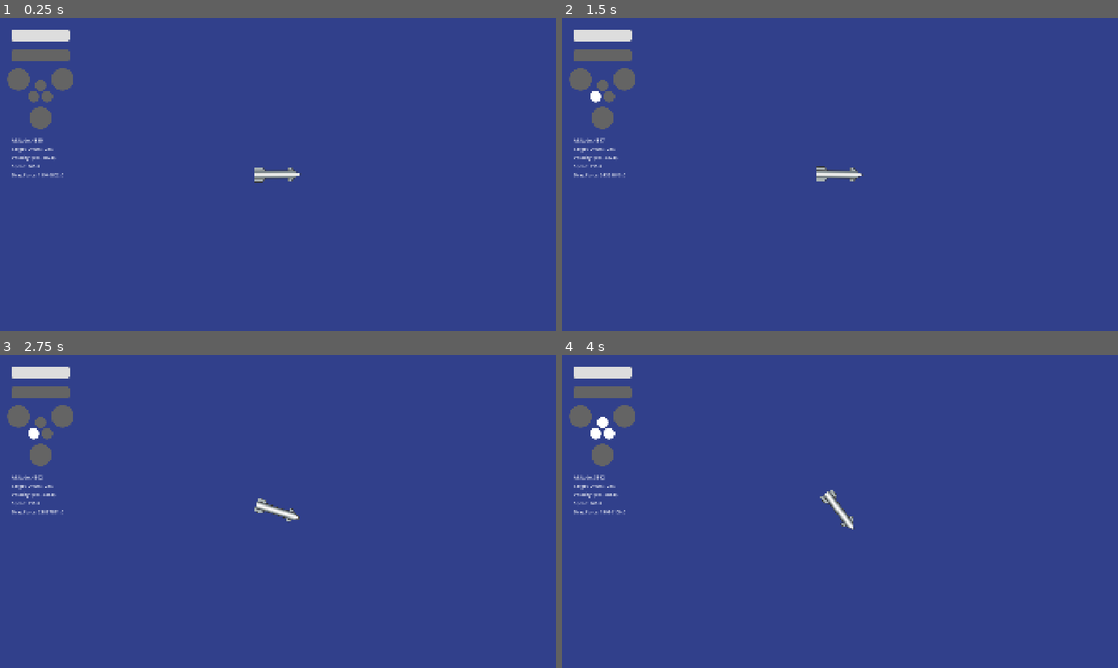
Above: before the commit, frames 1-4 (two rows, left to right).
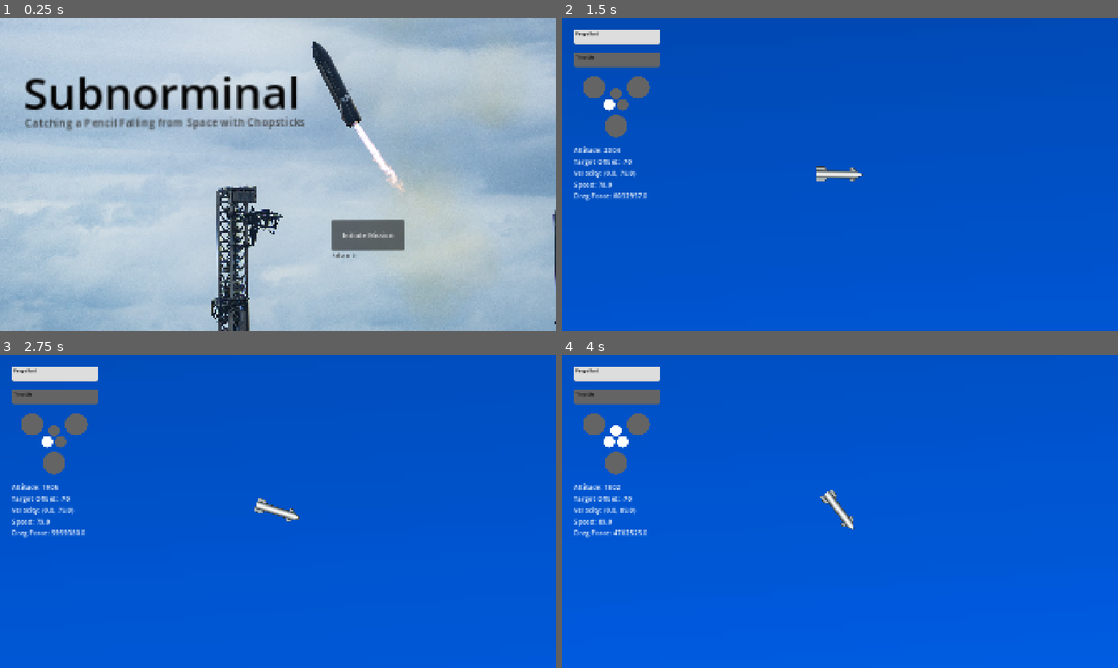
Above: after the commit, the same moments.

Repository: cyb3rgeorge/subnorminal
Game: Godot game, scene res://menu.tscn
Same seed, same stepped clock (60 frames per second), same inputs: the game is played once before the commit and once after it. Before the commit the project starts from res://physics.tscn.
Inputs (mouse positions are in pixels of both pictures, inside the frame that each line leads up to):
- Up to frame 1 (0.25 s): no input
- Up to frame 2 (1.5 s): click (928, 233) at 0.5 s, where only the run after the commit has a clickable "Initiate Mission"; move the mouse to (962, 158) at 1.27 s; hold Right (rotateRight) from 1.28 s (still down); hold 1 (1Engine) from 1.28 s (still down); click (962, 158) at 1.42 s
- Up to frame 3 (2.75 s): release Right (rotateRight) at 2 s; release 1 (1Engine) at 2 s; drag from (166, 527) to (278, 511) at 2.02 s
- Up to frame 4 (4 s): move the mouse to (895, 442) at 2.77 s; hold Right (rotateRight) 2.78-3.5 s; hold 3 (3Engines) 2.78-3.5 s; drag from (812, 574) to (673, 464) at 3.52 s

The runs differ from the first frame. In frame 1, 100% of the frame differs, in the area x 0-100%, y 0-100%; in frame 2, 99%; in frame 3, 99%; in frame 4, 99%.

Commit message:
Final Touches

Diff:
--- a/failure.tscn
+++ b/failure.tscn
@@ -1,3 +1,53 @@
 [gd_scene format=3 uid="uid://b7aol8r6p7oef"]
 
+[ext_resource type="Texture2D" uid="uid://c35cba1wnu00i" path="res://media/sn8.jpg" id="1_fi0pi"]
+
+[sub_resource type="GDScript" id="GDScript_5wfv7"]
+script/source = "extends Node2D
+
+func _on_button_pressed() -> void:
+	get_tree().change_scene_to_file(\"res://menu.tscn\")
+"
+
 [node name="failure" type="Node2D" unique_id=1469942541]
+script = SubResource("GDScript_5wfv7")
+
+[node name="Sn8" type="Sprite2D" parent="." unique_id=461461872]
+position = Vector2(971, 659.2994)
+scale = Vector2(2.08316, 2.0831597)
+texture = ExtResource("1_fi0pi")
+
+[node name="Label" type="Label" parent="." unique_id=972587084]
+offset_left = 75.0
+offset_top = 101.0
+offset_right = 696.0
+offset_bottom = 238.0
+theme_override_font_sizes/font_size = 48
+text = "We have had an anomaly...
+Progress is never free."
+
+[node name="Control" type="Control" parent="." unique_id=483317377]
+layout_mode = 3
+anchors_preset = 0
+offset_left = 413.00003
+offset_top = 259.00003
+offset_right = 453.00003
+offset_bottom = 299.00003
+
+[node name="Button" type="Button" parent="Control" unique_id=814040313]
+layout_mode = 1
+anchors_preset = -1
+anchor_left = 1.393
+anchor_top = 7.175
+anchor_right = 30.068
+anchor_bottom = 18.547
+offset_left = -85.72003
+offset_top = -285.00003
+offset_right = -1092.8551
+offset_bottom = -671.63684
+grow_horizontal = 2
+grow_vertical = 2
+scale = Vector2(1.48, 1.48)
+text = "Try Again"
+
+[connection signal="pressed" from="Control/Button" to="." method="_on_button_pressed"]
--- a/menu.tscn
+++ b/menu.tscn
@@ -1,6 +1,8 @@
 [gd_scene format=3 uid="uid://by7j03igxkmx8"]
 
 [ext_resource type="Script" uid="uid://qf1ergsb8pai" path="res://menu.gd" id="1_lti8b"]
+[ext_resource type="Texture2D" uid="uid://rjxyt5iu46v4" path="res://media/menuPicture.jpg" id="2_mae5d"]
+[ext_resource type="AudioStream" uid="uid://ds5un1he0j7nu" path="res://media/Arcadia.mp3" id="3_4hy44"]
 
 [sub_resource type="GDScript" id="GDScript_5wfv7"]
 script/source = "extends Node
@@ -12,13 +14,19 @@
 rotation = -0.0032296565
 script = ExtResource("1_lti8b")
 
+[node name="MenuPicture" type="Sprite2D" parent="." unique_id=1950294859]
+position = Vector2(1164.3533, 511.7631)
+scale = Vector2(0.6838313, 0.6838313)
+texture = ExtResource("2_mae5d")
+
 [node name="CanvasLayer" type="CanvasLayer" parent="." unique_id=539137796]
 
 [node name="Label" type="Label" parent="CanvasLayer" unique_id=241347718]
-offset_left = 859.0
-offset_top = 278.0
-offset_right = 938.0
-offset_bottom = 301.0
+offset_left = 1148.0
+offset_top = 807.0
+offset_right = 1227.0
+offset_bottom = 830.0
+theme_override_colors/font_color = Color(0.23387015, 0.23387015, 0.23387015, 1)
 text = "Failures: 0"
 script = SubResource("GDScript_5wfv7")
 
@@ -35,11 +43,35 @@
 anchor_top = 7.175
 anchor_right = 30.068
 anchor_bottom = 18.547
-offset_left = 675.8616
-offset_top = 153.36502
-offset_right = -302.13824
-offset_bottom = -230.51498
+offset_left = 1087.023
+offset_top = 413.69427
+offset_right = 109.02319
+offset_bottom = 29.814209
 scale = Vector2(1.48, 1.48)
 text = "Initiate Mission"
 
+[node name="Label" type="Label" parent="." unique_id=264226013]
+offset_left = 79.5119
+offset_top = 151.2576
+offset_right = 477.5119
+offset_bottom = 239.2576
+scale = Vector2(2.401931, 2.401931)
+theme_override_colors/font_color = Color(0.012617188, 0.012617188, 0.012617188, 1)
+theme_override_font_sizes/font_size = 64
+text = "Subnorminal"
+
+[node name="Label" type="Label" parent="Label" unique_id=174557750]
+layout_mode = 0
+offset_left = 2.2532585
+offset_top = 75.780014
+offset_right = 79.25326
+offset_bottom = 98.780014
+theme_override_colors/font_color = Color(0.23387015, 0.23387015, 0.23387015, 1)
+text = "Catching a Pencil Falling from Space with Chopsticks"
+
+[node name="AudioStreamPlayer" type="AudioStreamPlayer" parent="." unique_id=883319262]
+stream = ExtResource("3_4hy44")
+autoplay = true
+parameters/looping = true
+
 [connection signal="pressed" from="Control/Button" to="." method="_on_button_pressed"]
--- a/physics.tscn
+++ b/physics.tscn
@@ -1,18 +1,22 @@
 [gd_scene format=3 uid="uid://bpewqquya7kue"]
 
 [ext_resource type="Script" uid="uid://bw3qik1luvw6a" path="res://starship.gd" id="1_agxhv"]
-[ext_resource type="Texture2D" uid="uid://dqtmtm7nw3g0p" path="res://images/sky.png" id="1_syqjv"]
+[ext_resource type="Texture2D" uid="uid://dqtmtm7nw3g0p" path="res://media/sky.png" id="1_syqjv"]
+[ext_resource type="Texture2D" uid="uid://wf3hc48n7f5q" path="res://media/sky2.png" id="2_rlt7b"]
 [ext_resource type="Script" uid="uid://cx2qgefp2ad13" path="res://propGauge.gd" id="3_hk0ex"]
-[ext_resource type="Texture2D" uid="uid://c47ipy74s0tk6" path="res://images/starship.png" id="3_kvxyv"]
+[ext_resource type="Texture2D" uid="uid://c47ipy74s0tk6" path="res://media/starship.png" id="3_kvxyv"]
+[ext_resource type="Texture2D" uid="uid://bntt87ui0xi1r" path="res://media/raptor1.png" id="4_3yo5x"]
 [ext_resource type="Script" uid="uid://b1akmwma3e6rw" path="res://camera2d.gd" id="4_dfdgy"]
 [ext_resource type="Script" uid="uid://cg4gxkpa12mpb" path="res://throttle.gd" id="4_htxsa"]
-[ext_resource type="Texture2D" uid="uid://caywmqxs4hsxs" path="res://images/ship3.png" id="6_3542s"]
-[ext_resource type="Texture2D" uid="uid://tmtv7bylagwc" path="res://images/ship2.png" id="7_dfdgy"]
-[ext_resource type="Texture2D" uid="uid://ccg11wl57j05n" path="res://images/ship1.png" id="8_kvxyv"]
-[ext_resource type="Texture2D" uid="uid://bv66xpmy23g1c" path="res://images/ship0.png" id="9_uxuuy"]
-[ext_resource type="Texture2D" uid="uid://c04miqp2afsji" path="res://images/tower.png" id="11_uxuuy"]
-[ext_resource type="Texture2D" uid="uid://d10s5uv25b8np" path="res://images/chopsticks.png" id="12_syqjv"]
-[ext_resource type="Texture2D" uid="uid://f1rduu3r0cgh" path="res://images/ground.png" id="12_uxuuy"]
+[ext_resource type="Texture2D" uid="uid://dvgh7soxnynsq" path="res://media/raptor2.png" id="5_gbsbp"]
+[ext_resource type="Texture2D" uid="uid://caywmqxs4hsxs" path="res://media/ship3.png" id="6_3542s"]
+[ext_resource type="Texture2D" uid="uid://tmtv7bylagwc" path="res://media/ship2.png" id="7_dfdgy"]
+[ext_resource type="Texture2D" uid="uid://ccg11wl57j05n" path="res://media/ship1.png" id="8_kvxyv"]
+[ext_resource type="Texture2D" uid="uid://bv66xpmy23g1c" path="res://media/ship0.png" id="9_uxuuy"]
+[ext_resource type="Texture2D" uid="uid://c04miqp2afsji" path="res://media/tower.png" id="11_uxuuy"]
+[ext_resource type="Texture2D" uid="uid://d10s5uv25b8np" path="res://media/chopsticks.png" id="12_syqjv"]
+[ext_resource type="Texture2D" uid="uid://f1rduu3r0cgh" path="res://media/ground.png" id="12_uxuuy"]
+[ext_resource type="AudioStream" uid="uid://cptb471thjitf" path="res://media/raptorFiring.wav" id="16_gbsbp"]
 
 [sub_resource type="RectangleShape2D" id="RectangleShape2D_5wfv7"]
 size = Vector2(17731.625, 282.08618)
@@ -51,17 +55,19 @@
 [node name="Node2D" type="Node2D" unique_id=1745848919]
 
 [node name="Sky" type="Sprite2D" parent="." unique_id=1290328160]
-position = Vector2(3540, -5140)
+position = Vector2(3517.6816, -5138.16)
+rotation = -1.5426102
 scale = Vector2(203.62944, 183.74208)
 texture = ExtResource("1_syqjv")
 
-[node name="Ground" type="Sprite2D" parent="." unique_id=1673512014]
-position = Vector2(1335.0005, 2699.0002)
-scale = Vector2(11.068532, 7.0797496)
-texture = ExtResource("12_uxuuy")
+[node name="Sky2" type="Sprite2D" parent="." unique_id=1427529558]
+position = Vector2(1129.0144, -5123.22)
+rotation = 3.1351771
+scale = Vector2(3.4665961, -2.263264)
+texture = ExtResource("2_rlt7b")
 
 [node name="Starship" type="RigidBody2D" parent="." unique_id=1724685367]
-position = Vector2(769, -3890.0002)
+position = Vector2(802, -5168)
 rotation = 3.137519
 inertia = 1000.0
 can_sleep = false
@@ -71,6 +77,19 @@
 script = ExtResource("1_agxhv")
 dryMass = 50000
 
+[node name="RaptorThrottle1" type="Sprite2D" parent="Starship" unique_id=1863118857]
+visible = false
+position = Vector2(102.999084, 0.4194336)
+rotation = 1.6013705
+texture = ExtResource("4_3yo5x")
+
+[node name="RaptorThrottle2" type="Sprite2D" parent="Starship" unique_id=1949635948]
+visible = false
+position = Vector2(127.99896, 0.52124023)
+rotation = 1.6030564
+scale = Vector2(1.0000001, 1.0000001)
+texture = ExtResource("5_gbsbp")
+
 [node name="StarshipImage" type="Sprite2D" parent="Starship" unique_id=1824359622]
 position = Vector2(-2.37301e-06, 2.7894974e-05)
 rotation = -1.5707964
@@ -103,12 +122,17 @@
 shape = SubResource("RectangleShape2D_5wfv7")
 
 [node name="CollisionShape2D4" type="CollisionShape2D" parent="Land" unique_id=480737914]
-position = Vector2(1093, -17256)
+position = Vector2(920, -11199)
 shape = SubResource("RectangleShape2D_5wfv7")
 
 [node name="CollisionShape2D" type="CollisionShape2D" parent="Land" unique_id=333878887]
 position = Vector2(940, 39)
 shape = SubResource("RectangleShape2D_5wfv7")
+
+[node name="Ground" type="Sprite2D" parent="Land" unique_id=1673512014]
+position = Vector2(1345.0005, 1579.0002)
+scale = Vector2(11.068532, 7.0797496)
+texture = ExtResource("12_uxuuy")
 
 [node name="Telemetry" type="CanvasLayer" parent="." unique_id=65945142]
 
@@ -117,14 +141,15 @@
 anchors_preset = 0
 offset_right = 40.0
 offset_bottom = 40.0
+metadata/_edit_use_anchors_ = true
 
 [node name="PropGauge" type="ProgressBar" parent="Telemetry/Control" unique_id=498435802 node_paths=PackedStringArray("starship")]
 layout_mode = 1
 anchors_preset = -1
 anchor_left = -0.1
 anchor_top = 0.3
-anchor_right = 9.459002
-anchor_bottom = 11.556002
+anchor_right = 11.959001
+anchor_bottom = 11.806002
 offset_left = 44.0
 offset_top = 28.0
 offset_right = -138.36002
@@ -132,83 +157,106 @@
 theme_override_styles/background = SubResource("StyleBoxFlat_4y73a")
 theme_override_styles/fill = SubResource("StyleBoxFlat_7rytq")
 max_value = 2000.0
-value = 1000.0
+value = 2000.0
 allow_greater = true
 show_percentage = false
 script = ExtResource("3_hk0ex")
 starship = NodePath("../../../Starship")
 metadata/_edit_use_anchors_ = true
 
+[node name="Propellant" type="Label" parent="Telemetry/Control/PropGauge" unique_id=1047576898]
+layout_mode = 0
+offset_left = 7.0
+offset_top = 2.0
+offset_right = 88.0
+offset_bottom = 25.0
+theme_override_colors/font_color = Color(0.012617188, 0.012617188, 0.012617188, 1)
+text = "Propellant"
+
 [node name="Throttle" type="ProgressBar" parent="Telemetry/Control" unique_id=1988183089 node_paths=PackedStringArray("starship")]
 layout_mode = 1
 offset_left = 40.0
-offset_top = 110.0
-offset_right = 240.0
-offset_bottom = 150.0
+offset_top = 120.0
+offset_right = 340.0
+offset_bottom = 170.0
 theme_override_styles/background = SubResource("StyleBoxFlat_xf4yl")
 theme_override_styles/fill = SubResource("StyleBoxFlat_vjvg7")
 show_percentage = false
 script = ExtResource("4_htxsa")
 starship = NodePath("../../../Starship")
 
+[node name="Throttle" type="Label" parent="Telemetry/Control/Throttle" unique_id=1644930641]
+layout_mode = 0
+offset_left = 8.0
+offset_top = 3.0
+offset_right = 89.0
+offset_bottom = 26.0
+theme_override_colors/font_color = Color(0.012617188, 0.012617188, 0.012617188, 1)
+text = "Throttle"
+
 [node name="Altimeter" type="Label" parent="Telemetry/Control" unique_id=389722824]
 layout_mode = 0
 offset_left = 40.0
-offset_top = 410.0
+offset_top = 438.0
 offset_right = 361.0
-offset_bottom = 433.0
+offset_bottom = 461.0
+scale = Vector2(1.5, 1.5)
 text = "Altitude: Standby for Acquisition of Signal"
 
 [node name="TargetOffset" type="Label" parent="Telemetry/Control" unique_id=874698171]
 layout_mode = 0
 offset_left = 40.0
-offset_top = 440.0
-offset_right = 361.0
-offset_bottom = 463.0
+offset_top = 478.0
+offset_right = 400.0
+offset_bottom = 501.0
+scale = Vector2(1.5, 1.5)
 text = "Target Offset: Standby for Acquisition of Signal"
 
 [node name="Velocity" type="Label" parent="Telemetry/Control" unique_id=258425340]
 layout_mode = 0
 offset_left = 40.0
-offset_top = 470.0
+offset_top = 517.0
 offset_right = 400.0
-offset_bottom = 493.0
+offset_bottom = 540.0
+scale = Vector2(1.5, 1.5)
 text = "Velocity: Standby for Acquisition of Signal"
 
 [node name="Speed" type="Label" parent="Telemetry/Control" unique_id=1969566577]
 layout_mode = 0
 offset_left = 40.0
-offset_top = 500.0
+offset_top = 557.0
 offset_right = 400.0
-offset_bottom = 523.0
+offset_bottom = 580.0
+scale = Vector2(1.5, 1.5)
 text = "Speed: Standby for Acquisition of Signal"
 
 [node name="DragForce" type="Label" parent="Telemetry/Control" unique_id=1794164637]
 layout_mode = 0
 offset_left = 40.0
-offset_top = 530.0
+offset_top = 595.0
 offset_right = 400.0
-offset_bottom = 553.0
+offset_bottom = 618.0
+scale = Vector2(1.5, 1.5)
 text = "Drag Force: Standby for Acquisition of Signal"
 
 [node name="3Engines" type="Sprite2D" parent="Telemetry" unique_id=968264892]
 visible = false
-position = Vector2(140, 275)
+position = Vector2(187, 303)
 texture = ExtResource("6_3542s")
 
 [node name="2Engines" type="Sprite2D" parent="Telemetry" unique_id=2016750725]
 visible = false
-position = Vector2(140, 275)
+position = Vector2(187, 303)
 texture = ExtResource("7_dfdgy")
 
 [node name="1Engines" type="Sprite2D" parent="Telemetry" unique_id=2108164887]
 visible = false
-position = Vector2(140, 275)
+position = Vector2(187, 303)
 texture = ExtResource("8_kvxyv")
 
 [node name="0Engines" type="Sprite2D" parent="Telemetry" unique_id=1219415110]
 visible = false
-position = Vector2(140, 275)
+position = Vector2(187, 303)
 texture = ExtResource("9_uxuuy")
 
 [node name="WinEndTimer" type="Timer" parent="." unique_id=1869314114]
@@ -242,6 +290,9 @@
 [node name="CollisionShape2D" type="CollisionShape2D" parent="ChopsticksArea" unique_id=1782389773]
 position = Vector2(1001.5, 612)
 shape = SubResource("RectangleShape2D_3mne7")
+
+[node name="raptorRoar" type="AudioStreamPlayer" parent="." unique_id=1922308602]
+stream = ExtResource("16_gbsbp")
 
 [connection signal="body_entered" from="Land" to="Starship" method="_on_area_2d_body_entered"]
 [connection signal="timeout" from="WinEndTimer" to="Starship" method="_on_win_end_timer_timeout"]
--- a/project.godot
+++ b/project.godot
@@ -11,7 +11,7 @@
 [application]
 
 config/name="Subnorminal"
-run/main_scene="uid://bpewqquya7kue"
+run/main_scene="uid://by7j03igxkmx8"
 config/features=PackedStringArray("4.7", "GL Compatibility")
 config/icon="res://icon.svg"
 
--- a/starship.gd
+++ b/starship.gd
@@ -6,10 +6,10 @@
 signal propTelemetry
 signal throttleTelemetry
 
-@export var maxProp = 2000
-@export var prop = maxProp
-@export var throttle = 0
-@export var engines = 0
+@export var maxProp: int = 2000
+var prop: float = 0.0
+@export var throttle: int = 0
+@export var engines : int = 0
 @export var dryMass = 1000
 
 # Corrections
@@ -17,23 +17,75 @@
 const targetOffsetCorrection = 1014
 
 # Specs
-var power = 2000
+var power = 30000
 var angularPower = 500
 
 var thrust = Vector2.ZERO
 var rotationalDirection = 0
 
+
+
 # Telemetry (Velocity and Speed) & Failure Modes
 var previous_position: Vector2
 
 var rng = RandomNumberGenerator.new()
 
 func _ready() -> void:
+	throttle = 0
+	prop = float(maxProp)
 	mass = dryMass
 	previous_position = global_position
 
 	$"../FailureStartTimer".start()
 
+func _on_failure_start_timer_timeout() -> void:
+	$"../FailureTimer".start()
+
+func _on_failure_timer_timeout() -> void:
+	var failureNumber = rng.randf_range(0.0, 42.0)
+	print(failureNumber)
+	if Global.failures < 3:
+		if failureNumber > 21.0:
+			Global.failures = Global.failures + 1
+			get_tree().change_scene_to_file("res://failure.tscn")
+		else:
+			$"../FailureTimer".start()
+	if Global.failures > 3 and Global.failures < 5:
+		if failureNumber > 24.0:
+			Global.failures = Global.failures + 1
+			get_tree().change_scene_to_file("res://failure.tscn")
+		else:
+			$"../FailureTimer".start()
+	if Global.failures > 5 and Global.failures < 8:
+		if failureNumber > 27.0:
+			Global.failures = Global.failures + 1
+			get_tree().change_scene_to_file("res://failure.tscn")
+		else:
+			$"../FailureTimer".start()
+	if Global.failures > 8 and Global.failures < 11:
+		if failureNumber > 30.0:
+			Global.failures = Global.failures + 1
+			get_tree().change_scene_to_file("res://failure.tscn")
+		else:
+			$"../FailureTimer".start()
+	if Global.failures > 11 and Global.failures < 13:
+		if failureNumber > 33.0:
+			Global.failures = Global.failures + 1
+			get_tree().change_scene_to_file("res://failure.tscn")
+		else:
+			$"../FailureTimer".start()
+	if Global.failures > 13 and Global.failures < 16:
+		if failureNumber > 36.0:
+			Global.failures = Global.failures + 1
+			get_tree().change_scene_to_file("res://failure.tscn")
+		else:
+			$"../FailureTimer".start()
+	if Global.failures > 16 and Global.failures < 20:
+		if failureNumber > 39.0:
+			Global.failures = Global.failures + 1
+			get_tree().change_scene_to_file("res://failure.tscn")
+		else:
+			$"../FailureTimer".start()
 
 func get_input():
 	thrust = Vector2.ZERO
@@ -55,16 +107,38 @@
 		throttle = throttle -1
 		throttleTelemetry.emit()
 
+	# print("Throttle: ", throttle)
+	# print("Engines: ", engines)
+	# print("Prop: ", prop)
+
 	if throttle > 0 and engines > 0 and prop > 0:
 		thrust = engines * throttle * -transform.y * power
-		prop = prop - (engines * throttle/100)
+		prop -= engines * throttle / 100.0
 		propTelemetry.emit()
+
 
 	if throttle < 0:
 		throttle = 0
 	if throttle > 100:
 		throttle = 100
 
+	var raptorRoar = 0
+	if throttle > 50 and engines > 0:
+		$RaptorThrottle1.visible = false
+		$RaptorThrottle2.visible = true
+	elif throttle <= 50 and throttle > 0 and engines > 0:
+		$RaptorThrottle1.visible = true
+		$RaptorThrottle2.visible = false
+	else:
+		$RaptorThrottle1.visible = false
+		$RaptorThrottle2.visible = false
+
+	if throttle > 0 and engines > 0 and prop > 0:
+		if not $"../raptorRoar".is_playing():
+			$"../raptorRoar".play()
+	else:
+		$"../raptorRoar".stop()
+
 	for i in range(4):
 		$"../Telemetry".get_node(str(i) + "Engines").visible = (engines == i)
 
@@ -89,11 +163,11 @@
 	var dragDirection = -sign(linear_velocity.y)
 	apply_central_force(Vector2(0, dragForce * dragDirection))
 
-	$"../Telemetry/Control/Altimeter".text = "Altitude: " + str(-altitude + altitudeCorrection)
-	$"../Telemetry/Control/TargetOffset".text = "Target Offset: " + str(targetOffset - targetOffsetCorrection)
-	$"../Telemetry/Control/Velocity".text = "Velocity: " + str(velocity)
-	$"../Telemetry/Control/Speed".text = "Speed: " + str(speed)
-	$"../Telemetry/Control/DragForce".text = "Drag Force: " +str(round(dragForce))
+	$"../Telemetry/Control/Altimeter".text = "Altitude: " + str(round((-altitude + altitudeCorrection)/3))
+	$"../Telemetry/Control/TargetOffset".text = "Target Offset: " + str(round((targetOffset - targetOffsetCorrection)/3))
+	$"../Telemetry/Control/Velocity".text = "Velocity: " + str(round(velocity/3))
+	$"../Telemetry/Control/Speed".text = "Speed: " + str(round(speed/3))
+	$"../Telemetry/Control/DragForce".text = "Drag Force: " +str(round(dragForce/4))
 
 	# print(dragForce)
 	# print("Rotation: ", rotationalDirection)
--- a/success.tscn
+++ b/success.tscn
@@ -1,3 +1,7 @@
 [gd_scene format=3 uid="uid://dv2oggy0s7wb1"]
 
 [node name="success" type="Node2D" unique_id=1615101419]
+
+[node name="VideoStreamPlayer" type="VideoStreamPlayer" parent="." unique_id=1357090961]
+offset_right = 40.0
+offset_bottom = 40.0
Binary file removed: images/raptor1.png
Binary file removed: images/raptor2.png
Binary file removed: images/raptor3.png
Binary file removed: images/raptor4.png
Not shown, added: media/Arcadia.mp3.import
Renamed: images/chopsticks.png -> media/chopsticks.png
Not shown, changed: media/chopsticks.png.import
Renamed: images/ground.png -> media/ground.png
Not shown, changed: media/ground.png.import
Renamed: images/hls.png -> media/hls.png
Not shown, changed: media/hls.png.import
Renamed: images/jared.png -> media/jared.png
(and 33 more such lines)
